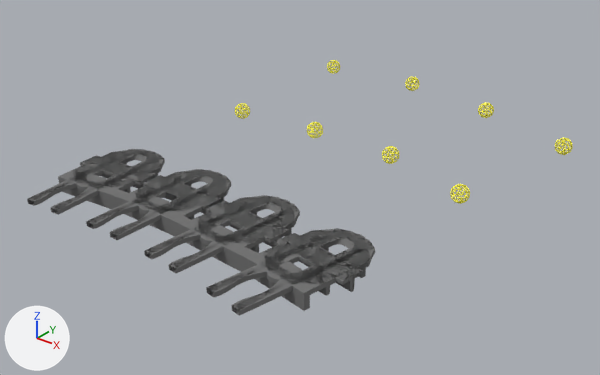
What one commit did to the Blender file BlenderFiles/RightHand/BrunelRightLigament.blend.
Rendered twice from a camera (50 mm lens) standing at (115.6, -105.8, 76.2) and looking at (9.3, 27.0, -6.2). Every picture has the same lights, and +X, +Y and +Z are marked at lower left.

The first picture shows 'HANDLE Distal Joint.001', 'HANDLE Distal Joint.002', 'HANDLE Distal Joint.003', 'HANDLE Distal Joint.004', 'HANDLE Fingertip.001', 'HANDLE Fingertip.002', 'HANDLE Fingertip.003', 'HANDLE Fingertip.004', 'Hand Ligament'.
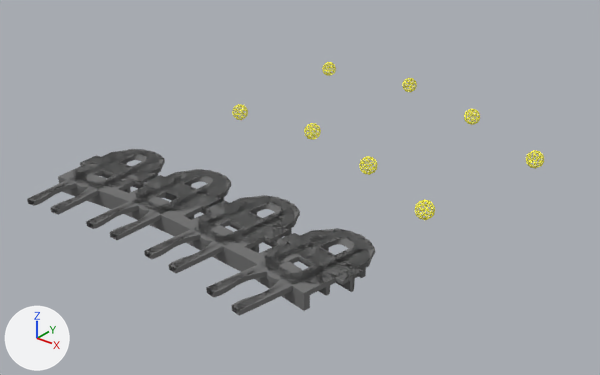
Commit message: Adjusted ligament to correct lengths

Location of each change, [x1, y1, x2, y2] in pixels of the pictures (600 x 375 px):
'HANDLE Distal Joint.004', moved: before [450, 184, 470, 204]; after [415, 199, 435, 220]
'HANDLE Fingertip.004', moved: before [555, 137, 573, 155]; after [526, 150, 544, 169]
'HANDLE Distal Joint.003', moved: before [382, 146, 400, 164]; after [359, 156, 377, 175]
'HANDLE Fingertip.003', moved: before [478, 102, 494, 118]; after [464, 109, 480, 125]
'HANDLE Distal Joint.002', moved: before [307, 122, 323, 138]; after [304, 123, 321, 140]
'HANDLE Distal Joint.001', moved: before [235, 103, 250, 119]; after [232, 104, 248, 120]
'HANDLE Fingertip.001', moved: before [327, 60, 340, 74]; after [322, 62, 336, 76]
'HANDLE Fingertip.002', moved: before [405, 76, 420, 91]; after [402, 78, 417, 92]

What changed in the scene script:
```text
Change ob_handle_distal_joint_001:
    ob_handle_distal_joint_001.location: (0.0, 45.0, 0.0) -> (0.0, 44.0, 0.0)
Change ob_handle_fingertip_001:
    ob_handle_fingertip_001.location: (0.0, 45.0, 0.0) -> (0.0, 43.5, 0.0)
Change ob_handle_distal_joint_002:
    ob_handle_distal_joint_002.location: (0.0, 45.0, 0.0) -> (0.0, 44.0, 0.0)
Change ob_handle_fingertip_002:
    ob_handle_fingertip_002.location: (0.0, 45.0, 0.0) -> (0.0, 44.5, 0.0)
Change ob_handle_distal_joint_003:
    ob_handle_distal_joint_003.location: (0.0, 45.0, 0.0) -> (0.0, 37.0, 0.0)
Change ob_handle_fingertip_003:
    ob_handle_fingertip_003.location: (0.0, 40.0, 0.0) -> (0.0, 41.5, 0.0)
Change ob_handle_distal_joint_004:
    ob_handle_distal_joint_004.location: (0.0, 40.0, 0.0) -> (0.0, 29.0, 0.0)
Change ob_handle_fingertip_004:
    ob_handle_fingertip_004.location: (0.0, 38.0, 0.0) -> (0.0, 37.5, 0.0)
```
